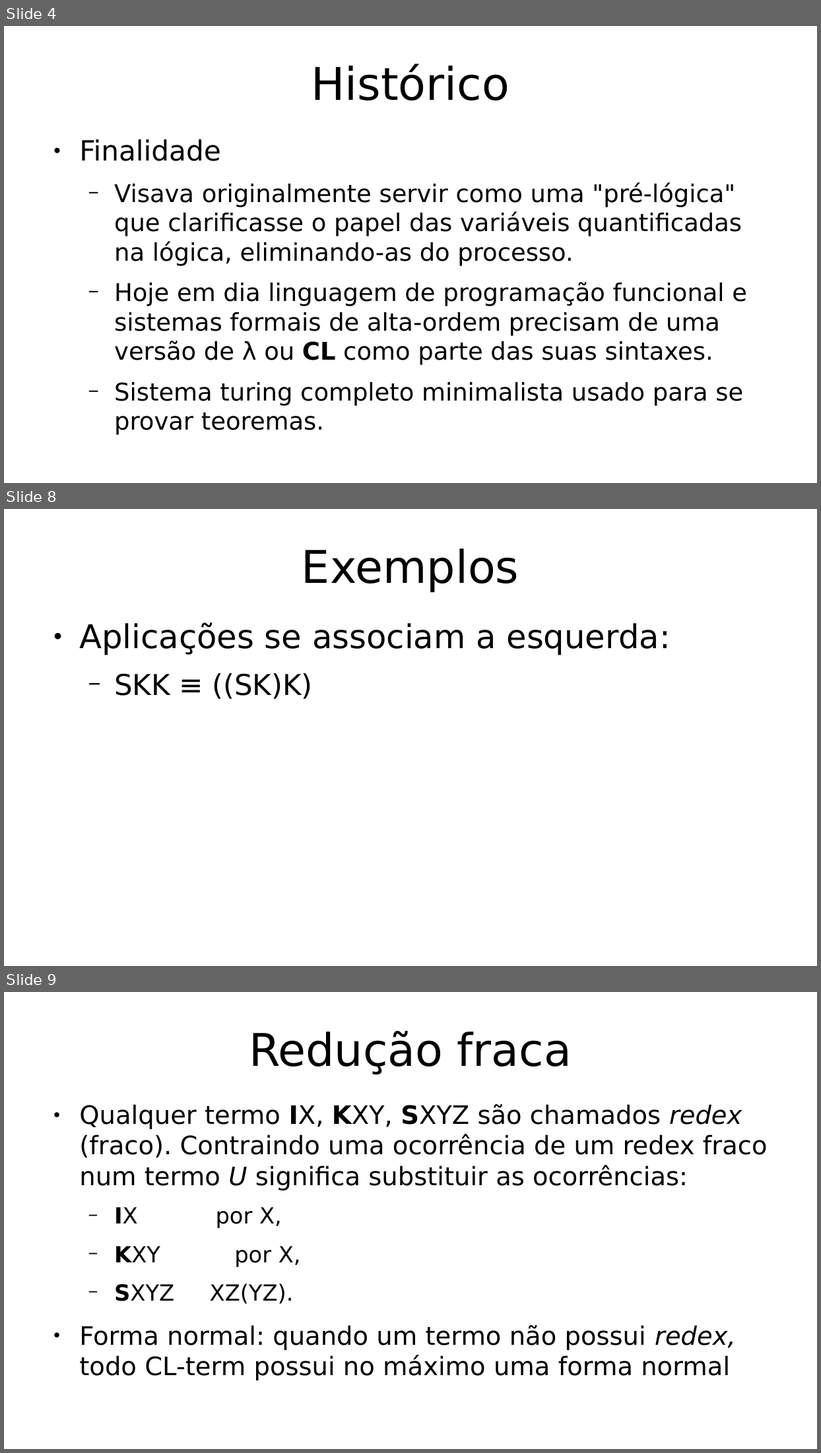
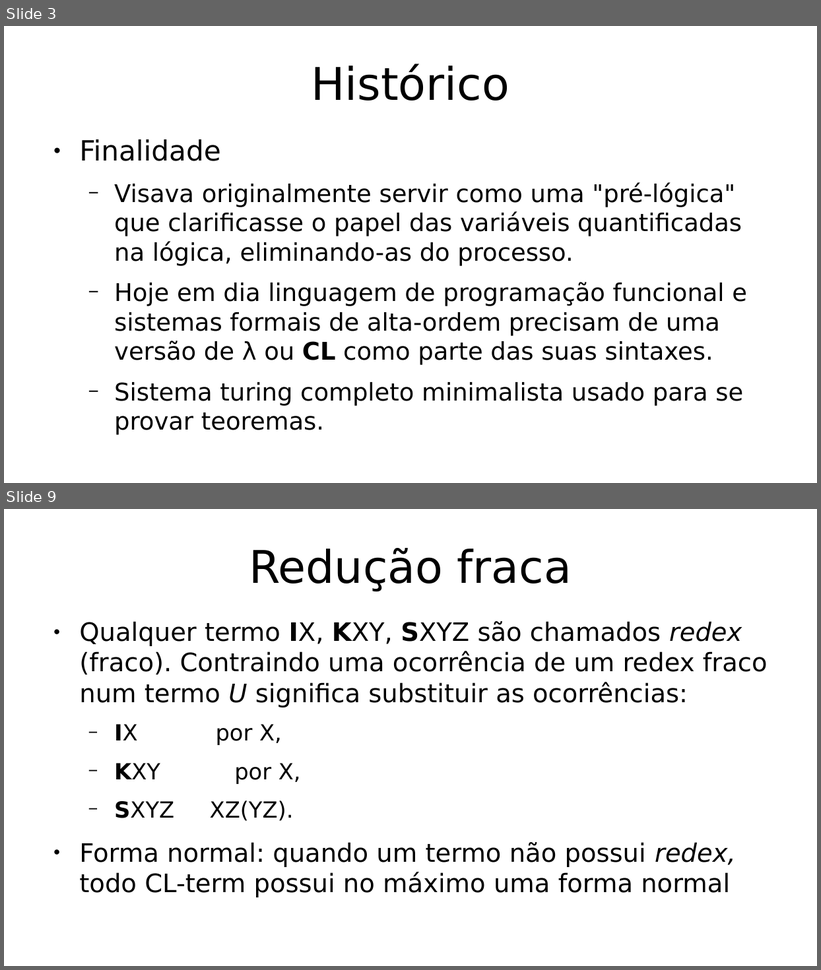
Before and after one commit to hlah/teoria_da_computacao, a slide deck: pesquisa/slides.odp. Shown one above the other, each under a label of ours: slides 4, 8 and 9 before the commit, slides 3 and 9 after it; the slides between them are not shown. The pictures are 821x1453 and 821x970 pixels, drawn with LibreOffice and Linux fonts; fonts in the diff are those of the drawing. Boxes give left, top, right and bottom in pixels: in the first picture for what was removed or moved away, otherwise in the second. Text is boxed around its words. In the diff, an @@ line names an element or a change of style, - is before the commit and + after.

```diff
--- a/pesquisa/slides.odp
+++ b/pesquisa/slides.odp
@@ slide 8 removed at [4,509,817,966], background #FFFFFF @@
@@ title removed at [302,549,519,592] @@
-Exemplos
@@ text removed at [79,623,671,699] @@
-● Aplicações se associam a esquerda:
-  − SKK ≡ ((SK)K)
@@ what was slide 4 is now slide 3 @@
```
Also in this commit, not shown: 4 slides changed, 2 slides added.
